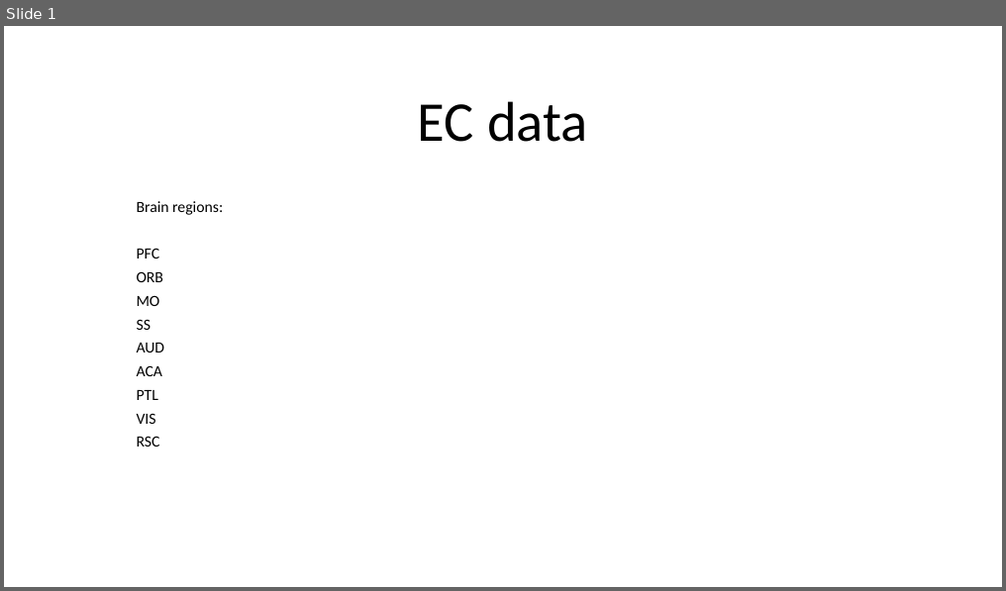
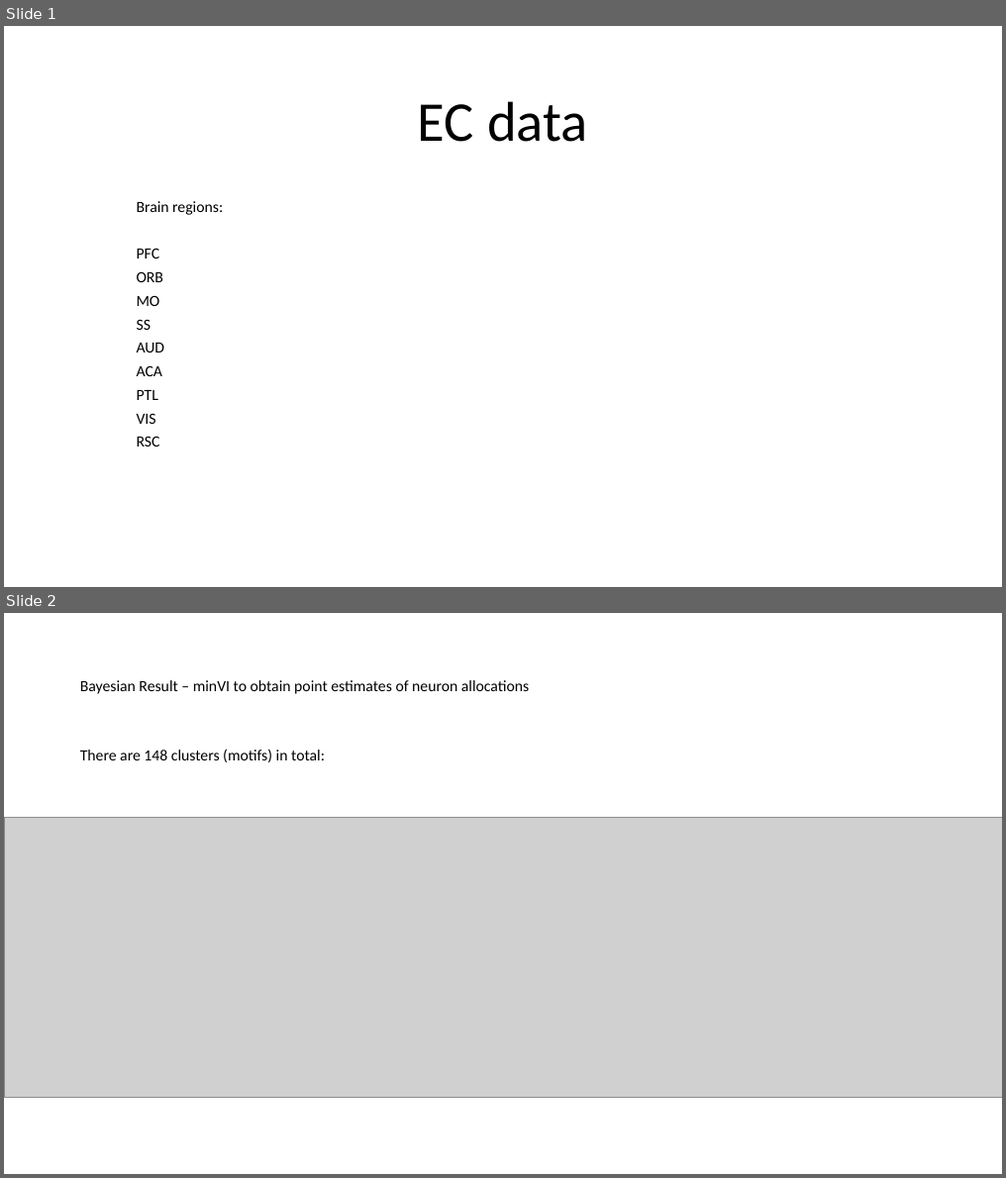
Before and after one commit to jinluliu550/MAPseq_analysis, a slide deck: jinlu/EC.pptx. Shown one above the other, each under a label of ours: slide 1 before the commit, slides 1 and 2 after it. The pictures are 1006x591 and 1006x1178 pixels, drawn with LibreOffice and Linux fonts; fonts in the diff are those of the drawing; grey boxes stand for pictures. Boxes give left, top, right and bottom in pixels: in the first picture for what was removed or moved away, otherwise in the second. Text is boxed around its words. In the diff, an @@ line names an element or a change of style, - is before the commit and + after.

```diff
--- a/jinlu/EC.pptx
+++ b/jinlu/EC.pptx
@@ slide 2 added at [4, 613, 1002, 1174], background #FFFFFF @@
@@ text added at [80, 680, 529, 762], 15 pt, text #000000 @@
+Bayesian Result – minVI to obtain point estimates of neuron allocations
+There are 148 clusters (motifs) in total:
@@ picture added at [4, 818, 1002, 1097] @@
```
Also in this commit, not shown: 18 other slides added, 3 slides removed, 25 other files.
